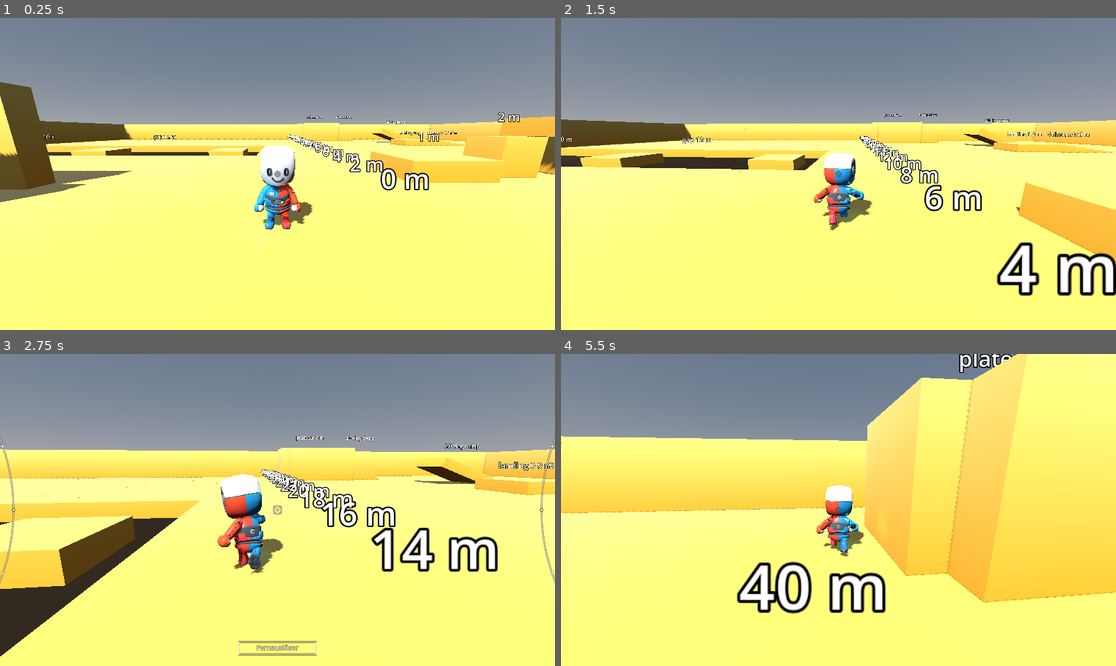
Above: before the commit, frames 1-4 (two rows, left to right).
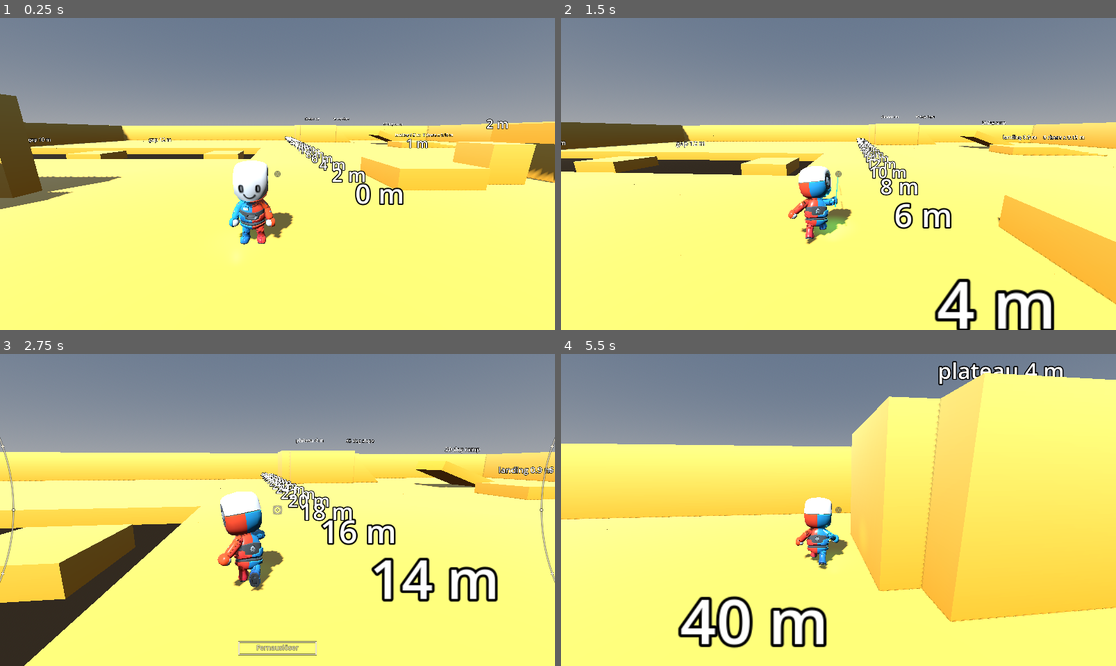
Above: after the commit, the same moments.

Repository: bistlaudio/Attimo
Game: Godot game, scene res://scenes/test/movement_gym.tscn
The game is run twice, just before and just after one commit, with the same random seed, the same clock (stepped at 60 frames per second) and the same inputs.
Inputs (mouse positions are in pixels of both pictures, inside the frame that each line leads up to):
- Up to frame 1 (0.25 s): no input
- Up to frame 2 (1.5 s): tap Enter at 0.5 s; move the mouse to (866, 174) at 0.52 s; hold Right mouse button (aim) 0.53-1.28 s; hold W (move_forward) from 0.53 s (still down); tap Space (jump) at 0.77 s; click (866, 174) at 0.8 s; move the mouse to (810, 174) at 1.27 s; click (810, 174) at 1.35 s
- Up to frame 3 (2.75 s): keep holding W (move_forward); tap Space (jump) at 1.52 s; right-click (249, 510) at 1.55 s; move the mouse to (288, 503) at 2.02 s; hold Right mouse button (aim) from 2.03 s (still down); click (288, 503) at 2.3 s
- Up to frame 4 (5.5 s): keep holding W (move_forward); move the mouse to (832, 516) at 2.77 s; release Right mouse button (aim) at 2.78 s; tap Middle mouse button (camera_recenter) at 2.85 s; click (832, 516) at 2.92 s; tap Space (jump) at 3.02, 3.77, 4.52 s; right-click (832, 516) at 3.05 s; move the mouse to (877, 513) at 3.52 s; hold Shift (dash) 3.53-4.28 s; click (877, 513) at 3.8 s; move the mouse to (794, 506) at 4.27 s; tap E (interact) at 4.35 s; right-click (794, 506) at 4.55 s; move the mouse to (844, 510) at 5.02 s; tap Mouse wheel down (module_next) at 5.1 s; click (844, 510) at 5.3 s

The runs differ from the first frame. In frame 1, 11% of the frame differs, in the area x 0-100%, y 20-78%; in frame 2, 15%; in frame 3, 16%; in frame 4, 22%, in the area x 0-100%, y 0-95%.

Commit message:
debug: fire hand without aim, permanent over-the-shoulder camera offset
- HandController.debug_fire_without_aim (default on) bypasses D-02 so use_hand fires without aim
- CameraRig.base_shoulder_offset (0.6 right, 0.35 up) keeps the crosshair off the character outside aim;
  aim blends x from the base to aim_shoulder_offset

Debug deviations from D-02 / D-14; related smoke tests expect the old behaviour.

Co-Authored-By: Claude Opus 5.5 <noreply@anthropic.com>

Diff:
--- a/attimo/scripts/camera/camera_rig.gd
+++ b/attimo/scripts/camera/camera_rig.gd
@@ -106,6 +106,9 @@
 ## Metres the camera arm moves to the right shoulder at full aim weight, along Pitch-local X (D-13). There is one
 ## fixed shoulder: no swap.
 @export_range(0.0, 1.5, 0.05) var aim_shoulder_offset: float = 0.6
+## DEBUG: permanent over-the-shoulder offset outside aim (Pitch-local, x right, y up), so the crosshair is not behind the
+## character. Aim blends x from here to aim_shoulder_offset. Set to zero for the centered framing (D-14).
+@export var base_shoulder_offset: Vector3 = Vector3(0.6, 0.35, 0.0)
 ## Seconds a full aim blend takes, in and out (D-14). The 0.01 minimum keeps the blend rate finite.
 @export_range(0.01, 1.0, 0.01) var aim_blend_time: float = 0.18
 ## Factor on the look sensitivity while aiming, scaled in with the aim weight (D-15).
@@ -272,7 +275,7 @@
 	pitch_node.rotation.x = pitch
 	_update_aim(delta)
 	_max_arm_length = lerpf(_max_arm_length, zoom_distance, 1.0 - exp(-zoom_rate * delta))
-	spring_arm.position = _offset_total()
+	spring_arm.position = base_shoulder_offset + _offset_total()
 	camera.fov = get_fov_total()
 	_update_arm(delta)
 
@@ -289,7 +292,7 @@
 	aim_weight = smoothstep(0.0, 1.0, _aim_linear)
 	if aim_weight > 0.0:
 		set_fov_offset(&"aim", -aim_fov_delta * aim_weight)
-		set_offset(&"aim", Vector3(aim_shoulder_offset * aim_weight, 0.0, 0.0))
+		set_offset(&"aim", Vector3(maxf(aim_shoulder_offset - base_shoulder_offset.x, 0.0) * aim_weight, 0.0, 0.0))
 		_aim_sources_written = true
 	elif _aim_sources_written:
 		clear_fov_offset(&"aim")
--- a/attimo/scripts/hand/hand_controller.gd
+++ b/attimo/scripts/hand/hand_controller.gd
@@ -33,6 +33,8 @@
 @export_range(0.5, 5.0, 0.1) var hand_near_range: float = 2.2
 ## Seconds the arm stays out after a pulse (presentation only).
 @export_range(0.0, 1.0, 0.05) var hand_shot_arm_time: float = 0.25
+## DEBUG: use_hand fires without aim (bypasses D-02). Turn off before verification, the D-02 smoke tests expect it off.
+@export var debug_fire_without_aim: bool = true
 
 var active_def: HandModuleDef = null
 var active_module: HandModule = null
@@ -130,7 +132,7 @@
 	_tick_near(delta)
 	_shot_arm_left = maxf(_shot_arm_left - delta, 0.0)
 	arm_out = near_target != null or _shot_arm_left > 0.0 or _player.aiming
-	if not _player.aiming:
+	if not _player.aiming and not debug_fire_without_aim:
 		# D-02: nothing fires without aim, and releasing aim mid-charge cancels the shot.
 		_reset_charge()
 		return
